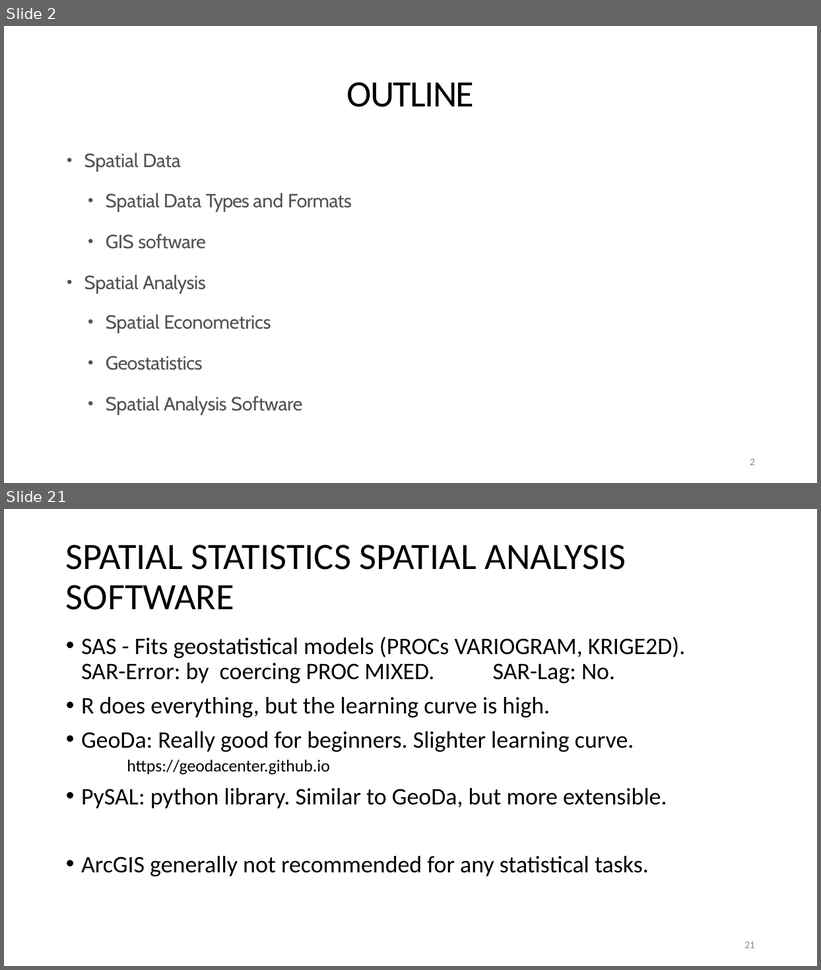
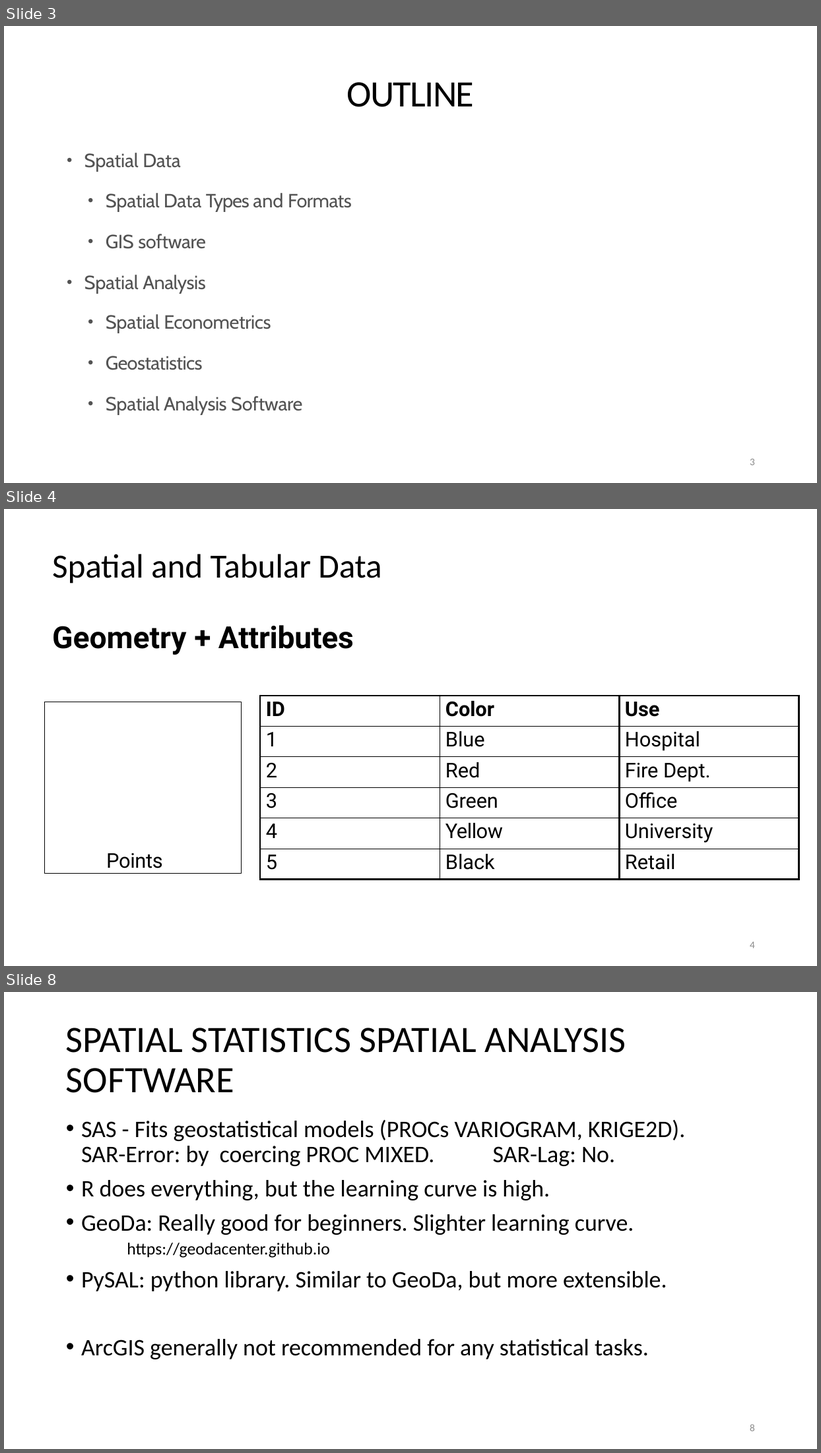
Before and after one commit to rcc-uchicago/SpatialStatistics_R, a slide deck: A QUICK INTRODUCTION TO SPATIAL STATISTICS.pptx. Shown one above the other, each under a label of ours: slides 2 and 21 before the commit, slides 3, 4 and 8 after it; the slides between them are not shown. The pictures are 821x970 and 821x1453 pixels, drawn with LibreOffice and Linux fonts; fonts in the diff are those of the drawing; background and template pictures are left out. Boxes give left, top, right and bottom in pixels: in the first picture for what was removed or moved away, otherwise in the second. Text is boxed around its words. In the diff, an @@ line names an element or a change of style, - is before the commit and + after.

```diff
--- a/A QUICK INTRODUCTION TO SPATIAL STATISTICS.pptx
+++ b/A QUICK INTRODUCTION TO SPATIAL STATISTICS.pptx
@@ slide 4 added at bbox=[4, 509, 817, 966], background #FFFFFF @@
@@ title added at bbox=[52, 554, 382, 584], 40 pt, text #000000 @@
+Spatial and Tabular Data
@@ text added at bbox=[52, 625, 354, 655], 36 pt, text #000000, bold @@
+Geometry + Attributes
@@ rectangle added at bbox=[45, 702, 242, 874], outline #000000 0.75 pt, 24 pt, text #000000 @@
+Points
@@ table added at bbox=[260, 696, 798, 880], 6 rows, 3 columns @@
+ID | Color | Use
+1 | Blue | Hospital
+2 | Red | Fire Dept.
+3 | Green | Oﬃce
+4 | Yellow | University
+5 | Black | Retail
@@ page number added at bbox=[750, 942, 755, 949], 12 pt, text #8C8C8C @@
+4
@@ what was slide 2 is now slide 3 @@
@@ page number at bbox=[750, 459, 755, 466]: text changed @@
-2
+3
@@ what was slide 21 is now slide 8 @@
@@ page number at bbox=[750, 1424, 755, 1432]: text changed @@
-21
+8
```
Also in this commit, not shown: 5 slides changed, 16 other slides added, 5 other files.
